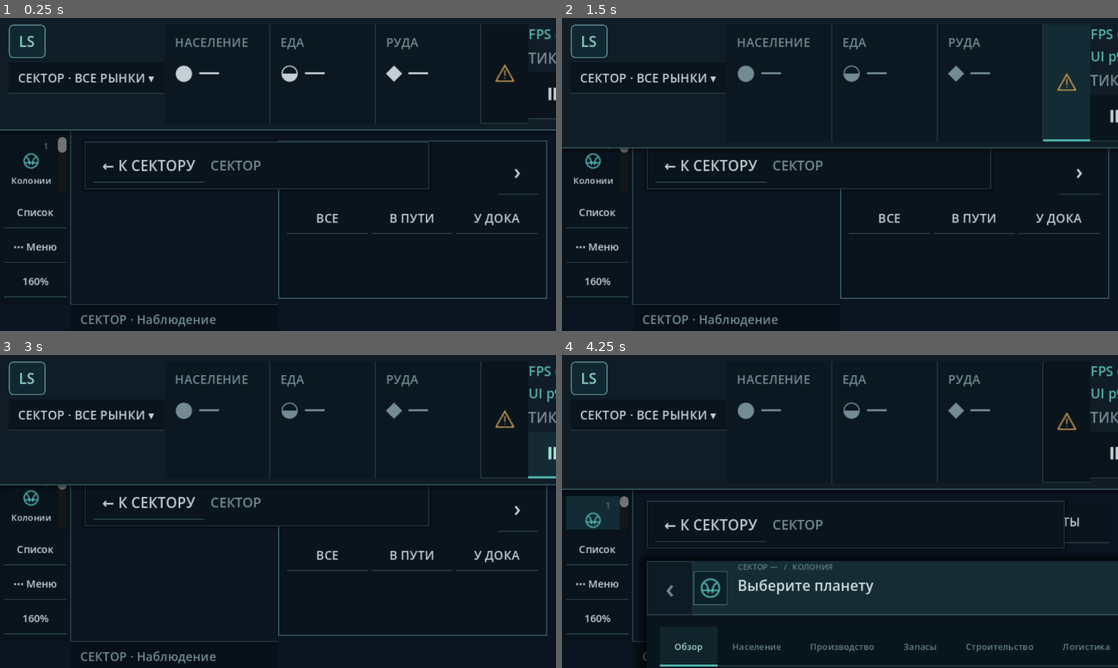
Above: before the commit, frames 1-4 (two rows, left to right).
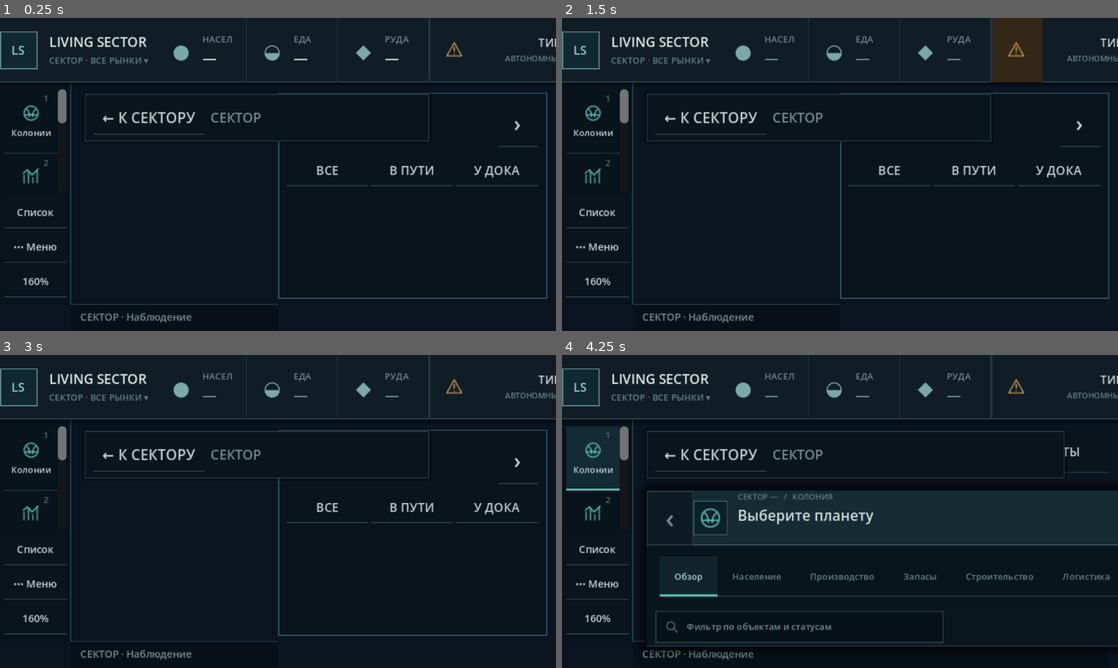
Above: after the commit, the same moments.

Repository: Mefits/Living-Sector
Game: Godot game, scene res://scenes/main.tscn
Two runs of this game, one before a commit and one after it. Both use one fixed random seed, a clock stepped at 60 frames per second and the inputs below.
Inputs (mouse positions are in pixels of both pictures, inside the frame that each line leads up to; where the layout moved, square brackets give the same spot in the first picture):
- Up to frame 1 (0.25 s): no input
- Up to frame 2 (1.5 s): click "СЕКТОР · ВСЕ РЫНКИ ▾" at 0.5 s; click (1017, 49) [1067, 83] at 1.25 s
- Up to frame 3 (3 s): click "0" at 2 s; click (555, 455) at 2.75 s, where only the run before the commit has a clickable "⏸"
- Up to frame 4 (4.25 s): click "1" at 3.5 s

The runs differ from the first frame. In frame 1, 7.9% of the frame differs, in the area x 0-100%, y 0-99%; in frame 2, 9.7%; in frame 3, 7.8%; in frame 4, 21%, in the area x 0-100%, y 0-100%.

Commit message:
feat(ui): implement native 58px Figma HUD with six live resources and footer diagnostics [skip ci]

Diff:
--- a/godot/scripts/view/strategy_ui.gd
+++ b/godot/scripts/view/strategy_ui.gd
@@ -18,7 +18,7 @@
 # Figma shell block 1: all geometry uses the same logical pixel grid.
 # Figma design baseline. The actual header height is derived from native
 # Control minimum height, not the nominal baseline: FPS has two lines.
-const TOP_H: float = 82.0
+const TOP_H: float = 58.0
 const FOOT_H: float = 24.0
 const RAIL_W: float = 64.0
 const OUT_W: float = 264.0
@@ -181,102 +181,120 @@
     _layout_window()
 
 func _build_top() -> void:
-    _top = _panel()
-    var top_style := _style(Color("#101D26"), Color("#31505A"), 0, 0, 0, 1)
-    top_style.shadow_size = 5
-    top_style.shadow_color = Color(0, 0, 0, 0.45)
-    _top.add_theme_stylebox_override("panel", top_style)
+    # Figma Make .topbar: 58px chrome. No UI profiling data is discarded:
+    # performance scalars are rendered in the 24px footer instead.
+    _top = LSComponents.chrome_panel(&"LSHeaderPanel")
     _top.set_anchors_and_offsets_preset(Control.PRESET_TOP_WIDE)
     _top.offset_bottom = TOP_H
     _top.z_index = 100
     _top.mouse_filter = Control.MOUSE_FILTER_STOP
     add_child(_top)
+
     var row := HBoxContainer.new()
     row.add_theme_constant_override("separation", 0)
+    row.size_flags_vertical = Control.SIZE_EXPAND_FILL
     _top.add_child(row)
+
+    # 192px brand, icon and two-line name/scope.
     var brand := VBoxContainer.new()
     _brand_box = brand
-    brand.custom_minimum_size = Vector2(184, 0)
-    brand.add_theme_constant_override("separation", 4)
+    brand.custom_minimum_size.x = 192
+    brand.add_theme_constant_override("separation", 0)
     row.add_child(brand)
     var brand_identity := HBoxContainer.new()
-    brand_identity.add_theme_constant_override("separation", 7)
+    brand_identity.size_flags_vertical = Control.SIZE_EXPAND_FILL
+    brand_identity.add_theme_constant_override("separation", 10)
     brand.add_child(brand_identity)
-    var emblem := PanelContainer.new()
-    var emblem_style: StyleBoxFlat = _style(Color("#102832"),
-        Color("#568288"))
-    emblem_style.set_corner_radius_all(4)
-    emblem.add_theme_stylebox_override("panel", emblem_style)
-    emblem.custom_minimum_size = Vector2(33, 30)
+    var emblem: PanelContainer = LSComponents.chrome_panel(&"LSBrandEmblem")
+    emblem.custom_minimum_size = Vector2(34, 34)
+    emblem.size_flags_vertical = Control.SIZE_SHRINK_CENTER
     brand_identity.add_child(emblem)
-    var initials := _label("LS", 13, Color("#93D1CA"))
+    var initials := _label("LS", 11, Color("#93D1CA"))
     initials.horizontal_alignment = HORIZONTAL_ALIGNMENT_CENTER
     initials.vertical_alignment = VERTICAL_ALIGNMENT_CENTER
     emblem.add_child(initials)
-    var wordmark := _label("LIVING SECTOR", 15, Color("#E1E9E9"))
-    wordmark.vertical_alignment = VERTICAL_ALIGNMENT_CENTER
-    brand_identity.add_child(wordmark)
-    _brand_scope = _button("СЕКТОР · ВСЕ РЫНКИ ▾", _toggle_scope, 11)
-    _brand_scope.tooltip_text = "Общие запасы рынков всех фракций, НЕ баланс одной фракции"
-    brand.add_child(_brand_scope)
+    var brand_text := VBoxContainer.new()
+    brand_text.size_flags_horizontal = Control.SIZE_EXPAND_FILL
+    brand_text.alignment = BoxContainer.ALIGNMENT_CENTER
+    brand_text.add_theme_constant_override("separation", 2)
+    brand_identity.add_child(brand_text)
+    var wordmark := _label("LIVING SECTOR", 12, Color("#E1E9E9"))
+    brand_text.add_child(wordmark)
+    _brand_scope = LSComponents.header_scope("СЕКТОР · ВСЕ РЫНКИ ▾", _toggle_scope)
+    _brand_scope.tooltip_text = "Выбранная область рыночных запасов; не бюджет фракции"
+    brand_text.add_child(_brand_scope)
+
+    # Six actual N39 resources (not the Figma prototype's invented trends).
+    # Each tile uses its own icon and name/value text styles from Theme.
     for item in METRICS:
+        var resource_tile: PanelContainer = LSComponents.header_resource()
+        resource_tile.tooltip_text = "Текущие подтверждённые запасы, без прогнозов."
+        row.add_child(resource_tile)
+        var resource_row := HBoxContainer.new()
+        resource_row.alignment = BoxContainer.ALIGNMENT_CENTER
+        resource_row.add_theme_constant_override("separation", 6)
+        resource_tile.add_child(resource_row)
+        var icon: Label = LSComponents.metric_text(
+            str(item["symbol"]), &"LSHeaderResourceIcon")
+        icon.custom_minimum_size.x = 25
+        icon.horizontal_alignment = HORIZONTAL_ALIGNMENT_CENTER
+        resource_row.add_child(icon)
         var box := VBoxContainer.new()
         _metric_boxes.append(box)
-        box.custom_minimum_size = Vector2(112, 0)
         box.size_flags_horizontal = Control.SIZE_EXPAND_FILL
-        box.add_theme_constant_override("separation", 4)
-        var resource_tile := PanelContainer.new()
-        resource_tile.size_flags_horizontal = Control.SIZE_EXPAND_FILL
-        var resource_style := _style(Color("#0B1821"), LINE, 0, 0, 1, 0)
-        resource_style.content_margin_left = 9
-        resource_style.content_margin_right = 6
-        resource_style.content_margin_top = 8
-        resource_tile.add_theme_stylebox_override("panel", resource_style)
-        resource_tile.tooltip_text = "Запас на рынках выбранной области. Не изменение за тик."
-        row.add_child(resource_tile)
-        resource_tile.add_child(box)
-        box.add_child(_label(str(item["label"]), 11, MUTED))
-        var large := _label(str(item["symbol"]) + " —", 19, TEXT)
+        box.alignment = BoxContainer.ALIGNMENT_CENTER
+        box.add_theme_constant_override("separation", 2)
+        resource_row.add_child(box)
+        box.add_child(LSComponents.metric_text(
+            str(item["label"]).to_upper(), &"LSHeaderResourceName"))
+        var large: Label = LSComponents.metric_text("—", &"LSHeaderResourceValue")
         box.add_child(large)
         _metric_nodes[str(item["key"])] = large
-    _alert_button = _button("", _toggle_alerts, 15)
-    _alert_button.icon = FigmaIcons.texture("alert", 20, AMBER)
+
+    _alert_button = LSComponents.header_alert(_toggle_alerts)
+    _alert_button.icon = FigmaIcons.texture("alert", 17, AMBER)
     _alert_button.icon_alignment = HORIZONTAL_ALIGNMENT_CENTER
     _alert_button.tooltip_text = "Журнал важных сигналов N39"
-    _alert_button.custom_minimum_size = Vector2(42, 0)
     row.add_child(_alert_button)
-    # The alert count is a small badge, NOT Button.text: text next to a 20px
-    # icon overflowed the 40px slot and covered N158 speed controls.
-    _alert_count = _label("", 10, Color("#14150F"))
+    _alert_count = _label("", 9, Color("#14150F"))
     _alert_count.horizontal_alignment = HORIZONTAL_ALIGNMENT_CENTER
     var badge_style := _style(AMBER, AMBER, 0, 0, 0, 0)
     badge_style.set_content_margin_all(0)
     _alert_count.add_theme_stylebox_override("normal", badge_style)
-    _alert_count.position = Vector2(27, 4)
-    _alert_count.size = Vector2(16, 16)
+    _alert_count.position = Vector2(27, 8)
+    _alert_count.size = Vector2(15, 15)
     _alert_count.visible = false
     _alert_count.mouse_filter = Control.MOUSE_FILTER_IGNORE
     _alert_button.add_child(_alert_count)
+
+    # Figma .date is 118px and sits between alerts and speed controls.
+    # Living Sector exposes real ticks, not a fabricated calendar date.
     var time_area := VBoxContainer.new()
     _time_area = time_area
-    time_area.custom_minimum_size = Vector2(210, 0)
+    time_area.custom_minimum_size.x = 118
+    time_area.alignment = BoxContainer.ALIGNMENT_CENTER
+    time_area.add_theme_constant_override("separation", 2)
     row.add_child(time_area)
-    _perf_readout = _label("FPS — · SIM — · PING —", 12, TEAL)
-    _perf_readout.tooltip_text = "Локальная симуляция: сетевой ping не применяется."
-    time_area.add_child(_perf_readout)
-    _clock = _label("ТИК — · ×1", 13, MUTED)
+    _clock = LSComponents.metric_text("ТИК — · ×1", &"LSHeaderClock")
+    _clock.horizontal_alignment = HORIZONTAL_ALIGNMENT_RIGHT
     time_area.add_child(_clock)
+    var cycle_caption := _label("АВТОНОМНЫЙ СЕКТОР", 7, Color("#668087"))
+    cycle_caption.horizontal_alignment = HORIZONTAL_ALIGNMENT_RIGHT
+    time_area.add_child(cycle_caption)
+
     var controls := HBoxContainer.new()
-    time_area.add_child(controls)
-    _pause = _button("⏸", func() -> void: _game.call("_toggle_pause"), 17)
+    controls.add_theme_constant_override("separation", 0)
+    row.add_child(controls)
+    _pause = LSComponents.header_speed("⏸", func() -> void:
+        if _game != null:
+            _game.call("_toggle_pause"))
     _pause.tooltip_text = "Пауза / продолжить (настоящие часы N158)"
-    _pause.custom_minimum_size = Vector2(45, 0)
     controls.add_child(_pause)
-    var slower := _button("×1", _normal_speed)
-    slower.custom_minimum_size = Vector2(42, 0)
+    var slower := LSComponents.header_speed("×1", _normal_speed)
+    slower.tooltip_text = "Нормальная скорость симуляции N158"
     controls.add_child(slower)
-    var faster := _button("×16", _fast_speed)
-    faster.custom_minimum_size = Vector2(46, 0)
+    var faster := LSComponents.header_speed("×16", _fast_speed)
+    faster.tooltip_text = "Ускорение симуляции N158 до ×16"
     controls.add_child(faster)
 
 func _build_alerts() -> void:
@@ -397,7 +415,9 @@
     _alerts_contents.add_child(all)
 
 func _build_footer() -> void:
-    var panel := _panel()
+    # Figma Make .statusbar: keep it 24px tall; FPS/SIM/UI have been moved
+    # here from the old multi-line 82px top HUD without polling N39.
+    var panel: PanelContainer = LSComponents.chrome_panel(&"LSFooterPanel")
     _footer_panel = panel
     panel.z_index = 10
     panel.anchor_top = 1.0
@@ -406,14 +426,22 @@
     panel.anchor_right = 1.0
     panel.offset_left = RAIL_W
     panel.offset_right = -OUT_W
-    panel.offset_top = -23
+    panel.offset_top = -FOOT_H
     panel.offset_bottom = 0
     panel.mouse_filter = Control.MOUSE_FILTER_IGNORE
-    panel.add_theme_stylebox_override("panel", _style(Color("#071018"), LINE,
-        0, 1, 0, 0))
     add_child(panel)
-    _footer_status = _label("СЕКТОР · Наблюдение", 11, MUTED)
-    panel.add_child(_footer_status)
+    var status_row := HBoxContainer.new()
+    status_row.add_theme_constant_override("separation", 10)
+    panel.add_child(status_row)
+    _footer_status = _label("СЕКТОР · Наблюдение", 9, MUTED)
+    _footer_status.size_flags_horizontal = Control.SIZE_EXPAND_FILL
+    status_row.add_child(_footer_status)
+    _perf_readout = LSComponents.metric_text(
+        "FPS — · SIM — · UI —", &"LSFooterDiagnostic")
+    _perf_readout.horizontal_alignment = HORIZONTAL_ALIGNMENT_RIGHT
+    _perf_readout.size_flags_horizontal = Control.SIZE_SHRINK_END
+    _perf_readout.tooltip_text = "Диагностика производительности профайлера UIFrame"
+    status_row.add_child(_perf_readout)
 
 # Native Godot Buttons include text in their minimum width even when
 # clip_text=true. Put visible text in a mouse-ignored child to preserve
@@ -845,22 +873,20 @@
         var count: int = (6 if vw >= 1220.0 else (
             5 if vw >= 1020.0 else (4 if vw >= 855.0 else 3)))
         _brand_box.custom_minimum_size.x = (
-            140.0 if vw < 845.0 else (158.0 if vw < 1160.0 else 184.0))
+            140.0 if vw < 845.0 else (168.0 if vw < 1160.0 else 192.0))
         for i in range(_metric_boxes.size()):
-            var resource_tile: Control = _metric_boxes[i].get_parent()
+            var resource_tile: Control = _metric_boxes[i].get_parent().get_parent()
             resource_tile.visible = i < count
-            _metric_boxes[i].custom_minimum_size.x = (
-                80.0 if vw < 845.0 else (
-                87.0 if vw < 1160.0 else 105.0))
+            resource_tile.custom_minimum_size.x = (
+                82.0 if vw < 845.0 else (96.0 if vw < 1160.0 else 104.0))
         if _time_area != null:
             _time_area.custom_minimum_size.x = (
-                170.0 if vw < 1160.0 else 204.0)
-    # Godot may expand PanelContainer beyond TOP_H to fit the two-line FPS
-    # readout, time label and three real speed buttons. All other panels must
-    # follow that ACTUAL minimum height, not the old hardcoded 82px.
+                104.0 if vw < 1160.0 else 118.0)
+    # Header follows its real minimum height under user UI scaling;
+    # diagnostics now live in the footer so the baseline can be 58px.
     var header_h: float = TOP_H
     if _top != null:
-        header_h = maxf(TOP_H, _top.get_combined_minimum_size().y + 4.0)
+        header_h = maxf(TOP_H, _top.get_combined_minimum_size().y)
         _top.offset_bottom = header_h
     _effective_top_h = header_h
     if _rail != null:
@@ -926,8 +952,7 @@
     if _perf_readout == null:
         return
     var sim_label: String = "SIM" if worker else "SIM p95"
-    _perf_readout.text = ("FPS %d  ·  %s %.1fмс\n" +
-        "UI p95 %.1fмс  ·  PING —") % [
+    _perf_readout.text = "FPS %d  ·  %s %.1fмс  ·  UI p95 %.1fмс" % [
         maxi(0, fps), sim_label, maxf(0.0, sim_ms), maxf(0.0, ui_ms)]
     _perf_readout.tooltip_text = (
         "PING —: игра исполняется локально, сетевого RTT нет.\n" +
@@ -1184,7 +1209,7 @@
     for item in METRICS:
         var key: String = str(item["key"])
         var label: Label = _metric_nodes[key]
-        label.text = str(item["symbol"]) + " " + (
+        label.text = (
             str(roundi(float(values.get(key, 0.0)))) if present.has(key) else "—")
         label.tooltip_text = ("Население в выбранной области" if key == "population"
             else "Количество %s в рыночных запасах; это не добыча и не прогноз" % str(item["label"]))
